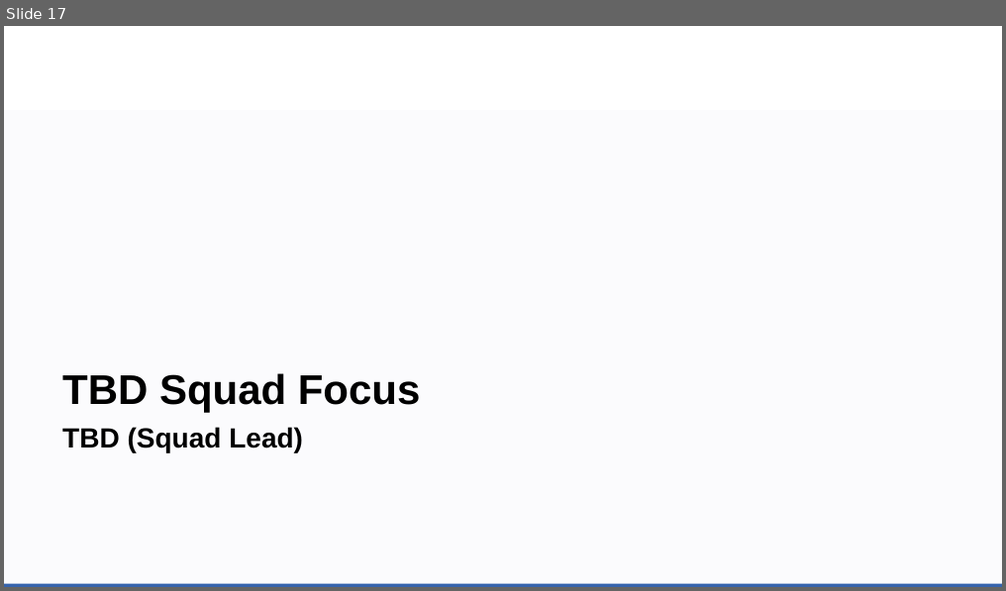
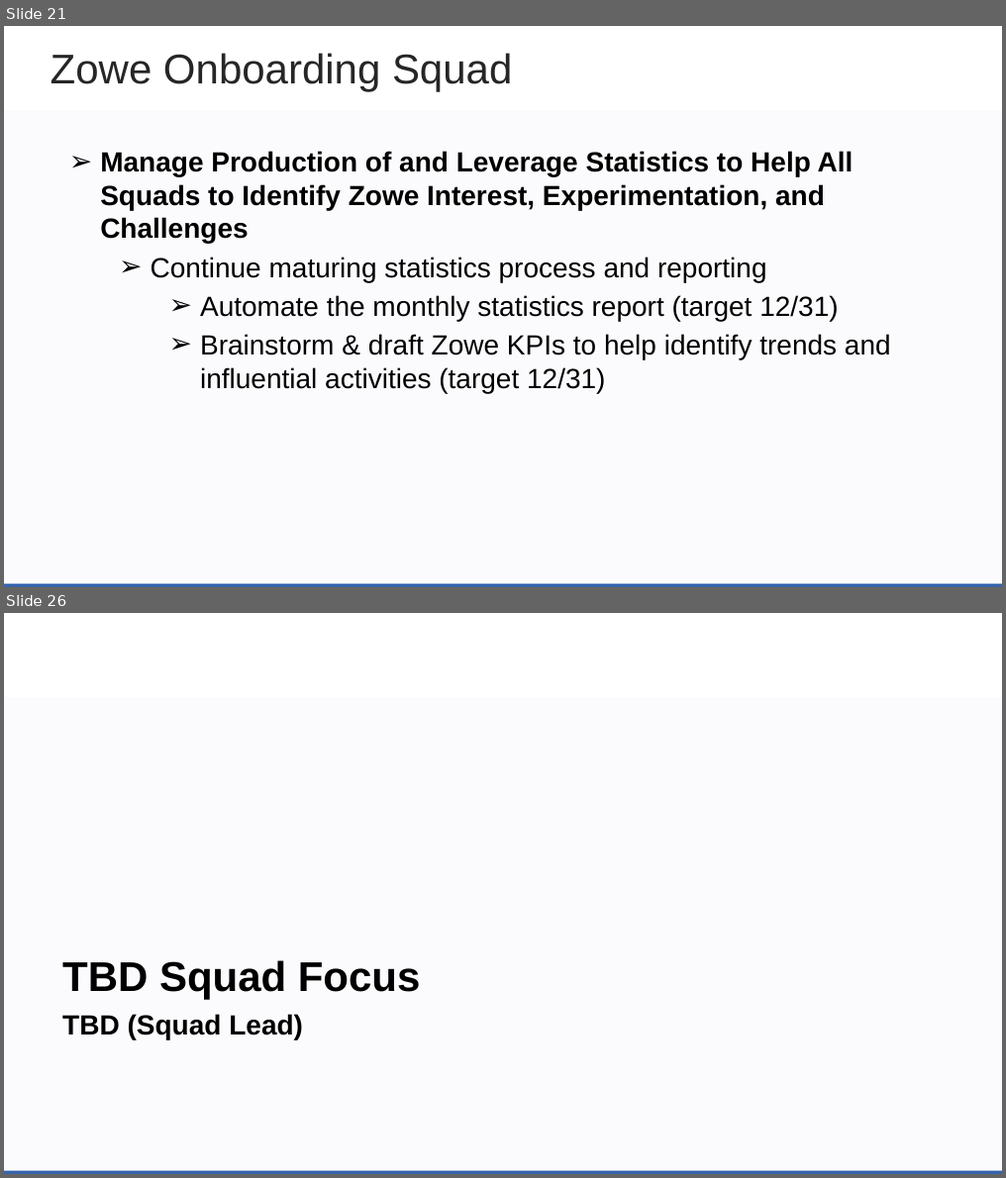
Before and after one commit to zowe/community, a slide deck: Project Management/PI Planning/20PI4 Planning/Zowe Community Squad Focus for 20PI4.pptx. Shown one above the other, each under a label of ours: slide 17 before the commit, slides 21 and 26 after it; the slides between them are not shown. The pictures are 1006x591 and 1006x1178 pixels, drawn with LibreOffice and Linux fonts; fonts in the diff are those of the drawing; background and template pictures are left out. Boxes give left, top, right and bottom in pixels: in the first picture for what was removed or moved away, otherwise in the second. Text is boxed around its words. In the diff, an @@ line names an element or a change of style, - is before the commit and + after.

Commit message:
address merge conflicts and make all text Arial 20 (when possible

```diff
--- a/Project Management/PI Planning/20PI4 Planning/Zowe Community Squad Focus for 20PI4.pptx
+++ b/Project Management/PI Planning/20PI4 Planning/Zowe Community Squad Focus for 20PI4.pptx
@@ slide 21 added at box(4, 26, 1002, 587), background #FFFFFF; not listed: 2 template elements that a slide beside it also shows @@
@@ text added at box(51, 53, 512, 92), 30 pt, text #262626 @@
+Zowe Onboarding Squad
@@ text added at box(100, 151, 891, 393), 20 pt, text #000000 @@
+➢ Manage Production of and Leverage Statistics to Help All Squads to Identify Zowe Interest, Experimentation, and Challenges
+  ➢ Continue maturing statistics process and reporting
+    ➢ Automate the monthly statistics report (target 12/31)
+    ➢ Brainstorm & draft Zowe KPIs to help identify trends and influential activities (target 12/31)
@@ what was slide 17 is now slide 26 @@
```
Also in this commit, not shown: 14 slides changed, 8 other slides added.
